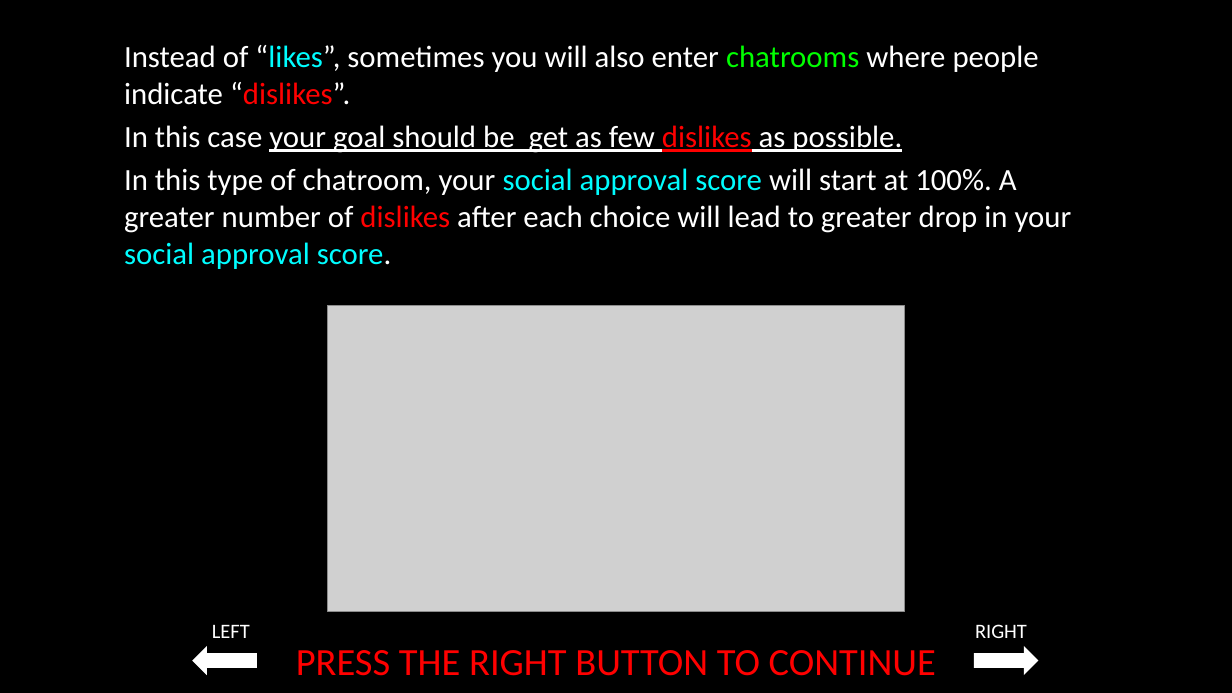
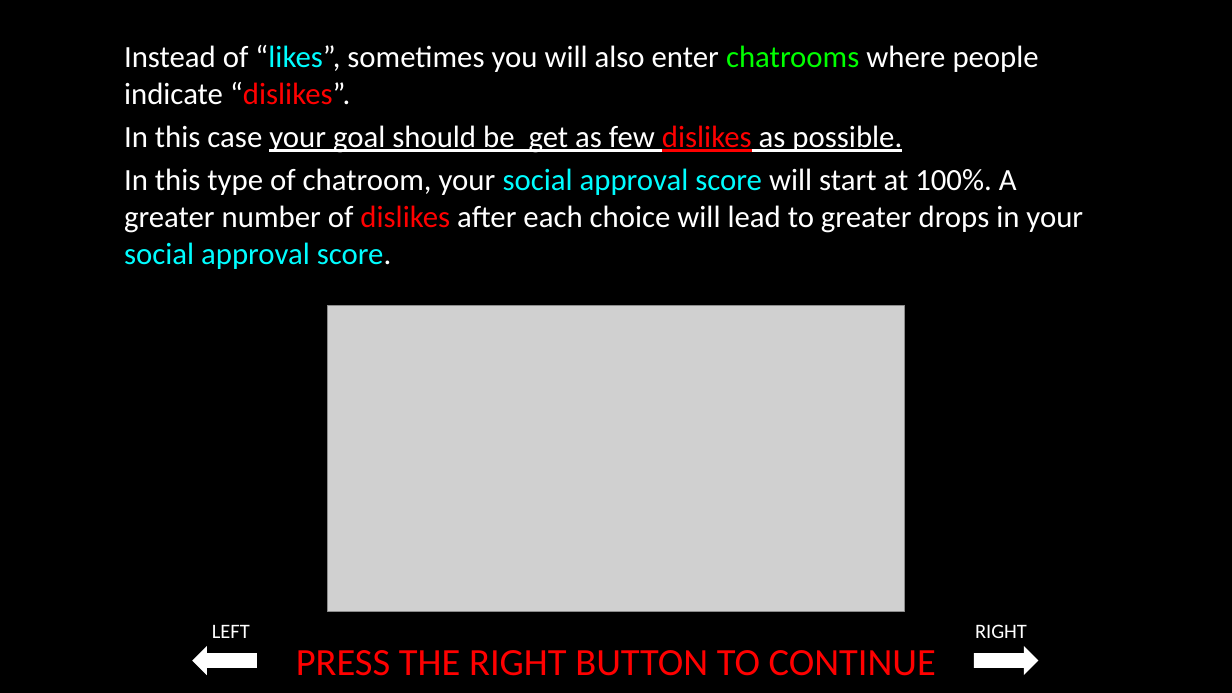
Before and after one commit to laureate-institute-for-brain-research/StimToolOnline, a slide deck: slide 28 of public/js/tasks/social_media/media/Social_media_task_instructions_07_27_2022.pptx. Drawn at 1232x693 pixels with LibreOffice and Linux fonts; fonts in the diff are those of the drawing; grey boxes stand for pictures. Boxes give left, top, right and bottom in pixels: in the first picture for what was removed or moved away, otherwise in the second. Text is boxed around its words. In the diff, an @@ line names an element or a change of style, - is before the commit and + after.

```diff
--- a/public/js/tasks/social_media/media/Social_media_task_instructions_07_27_2022.pptx
+++ b/public/js/tasks/social_media/media/Social_media_task_instructions_07_27_2022.pptx
@@ text at box(124, 168, 1083, 269): text changed @@
-In this type of chatroom, your social approval score will start at 100%. A greater number of dislikes after each choice will lead to greater drop in your social approval score.
+In this type of chatroom, your social approval score will start at 100%. A greater number of dislikes after each choice will lead to greater drops in your social approval score.
```
Also in this commit, not shown: 1 other slide changed, 3 other files.
